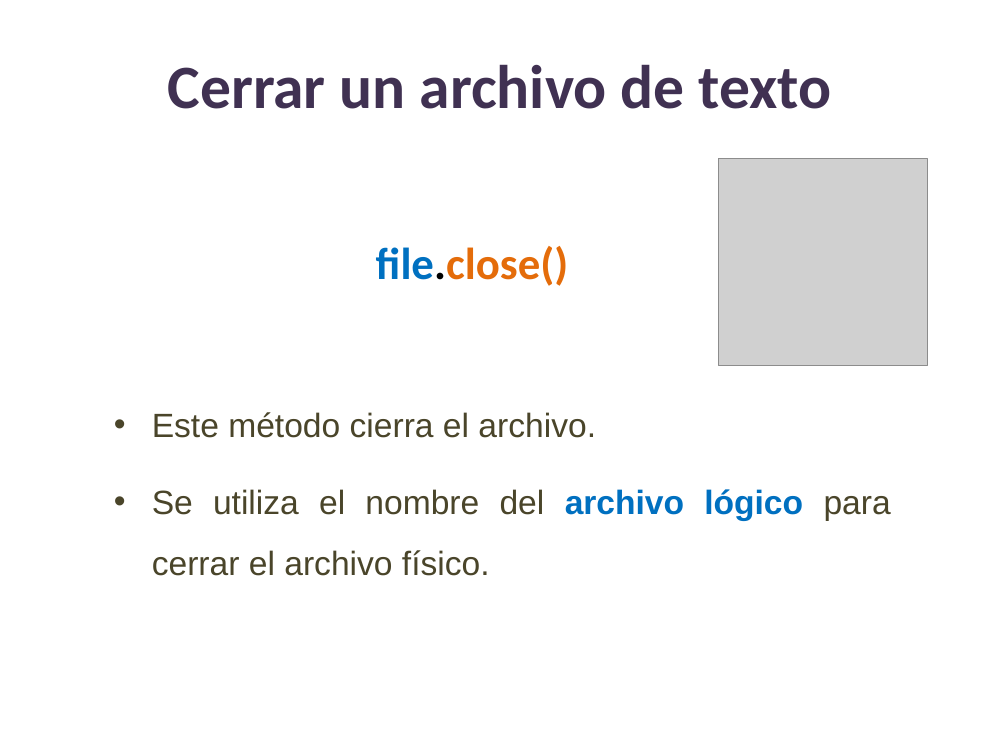
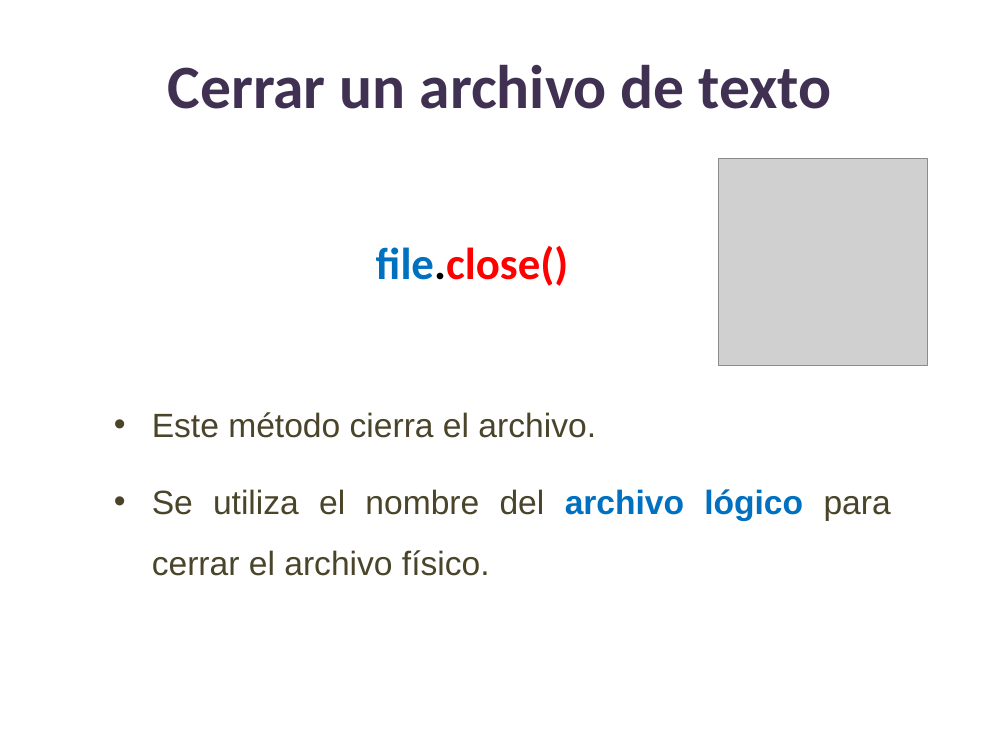
Before and after one commit to lizetheP/PensamientoC, a slide deck: slide 6 of CalendarioAgo20L/presentaciones/12_Archivos.pptx. Drawn at 1008x756 pixels with LibreOffice and Linux fonts; fonts in the diff are those of the drawing; grey boxes stand for pictures. Boxes give left, top, right and bottom in pixels: in the first picture for what was removed or moved away, otherwise in the second. Text is boxed around its words. In the diff, an @@ line names an element or a change of style, - is before the commit and + after.

```diff
--- a/CalendarioAgo20L/presentaciones/12_Archivos.pptx
+++ b/CalendarioAgo20L/presentaciones/12_Archivos.pptx
@@ text "file.close()" at [376,246,569,286]: text colour #E46C0A to #FF0000 in "file.close()" @@
```
Also in this commit, not shown: 15 other slides changed, 3 slides removed, 2 other files.
